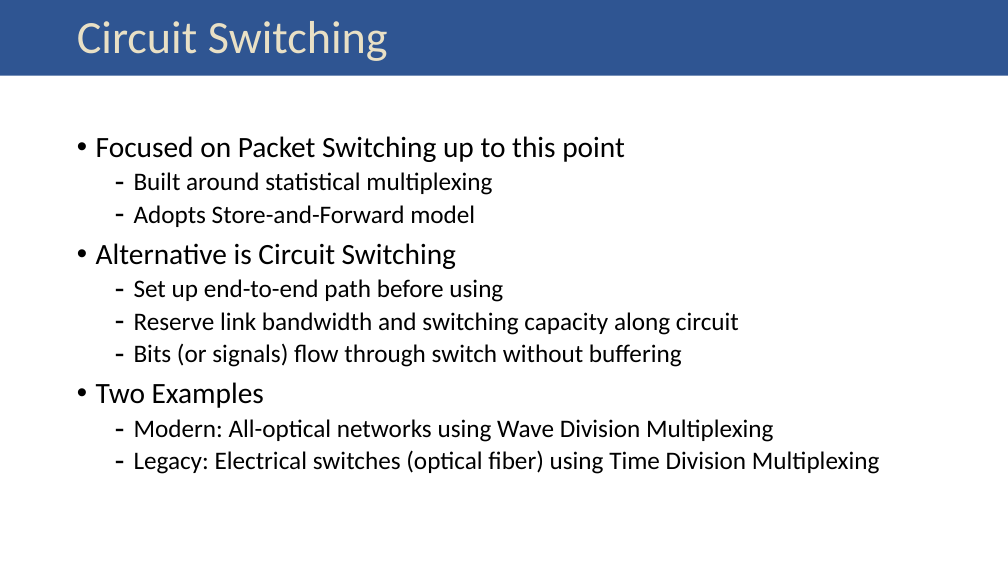
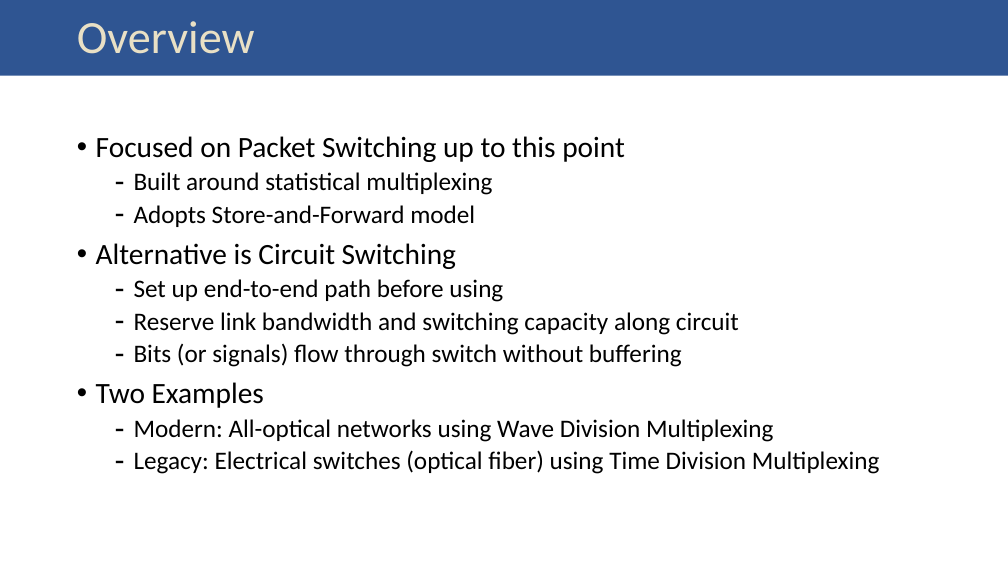
Before and after one commit to SystemsApproach/7E, a slide deck: slide 21 of resources/slides/03_technology.pptx (slide 18 before the commit). Drawn at 1008x567 pixels with LibreOffice and Linux fonts; fonts in the diff are those of the drawing. Boxes give left, top, right and bottom in pixels: in the first picture for what was removed or moved away, otherwise in the second. Text is boxed around its words. In the diff, an @@ line names an element or a change of style, - is before the commit and + after.

```diff
--- a/resources/slides/03_technology.pptx
+++ b/resources/slides/03_technology.pptx
@@ title at bbox=[77, 21, 255, 54]: text changed @@
-Circuit Switching
+Overview
```
Also in this commit, not shown: 3 slides added, 5 other files.
